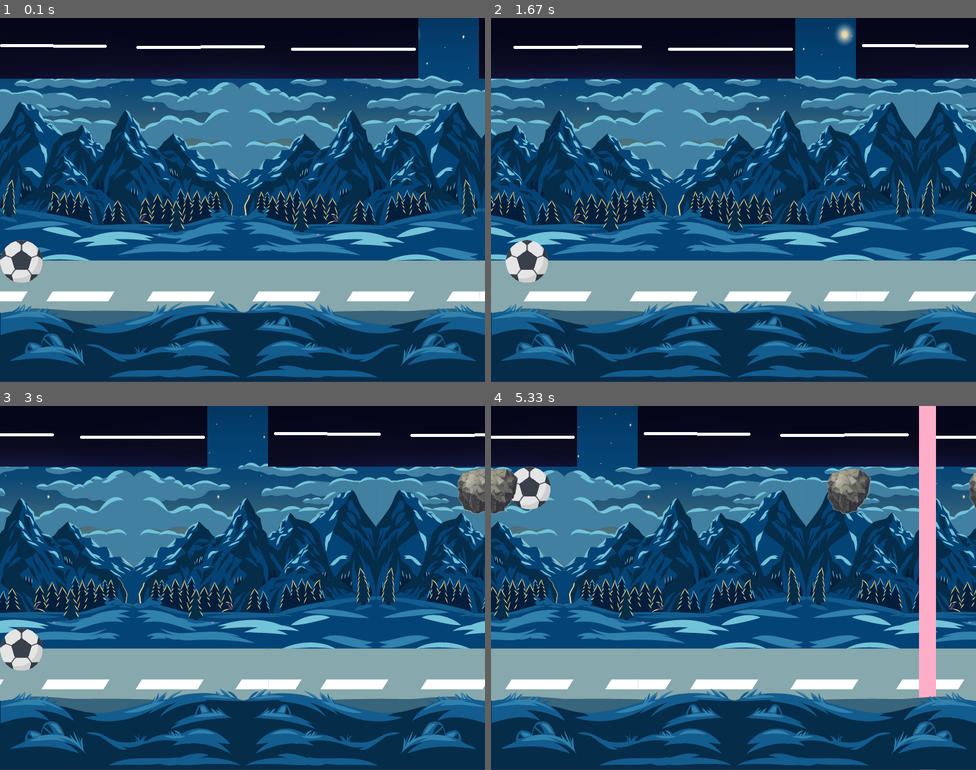
Above: before the commit, frames 1-4 (two rows, left to right).
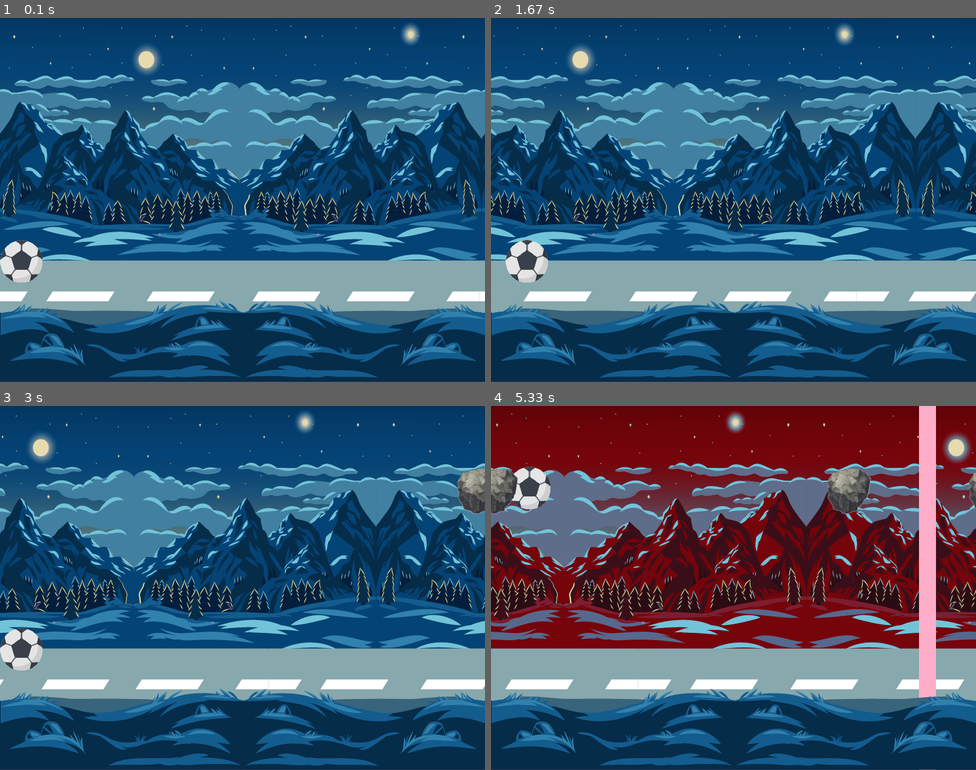
Above: after the commit, the same moments.

Repository: JulianH99/pygame2017
Game: pygame game, started from Mundo/pruebas.py
Same seed, same stepped clock (60 frames per second), same inputs: the game is played once before the commit and once after it.
Inputs:
- Up to frame 1 (0.1 s): no input
- Up to frame 2 (1.67 s): hold Right 0.33-0.8 s; hold Up 0.83-1.13 s; hold Right 1.17-1.63 s
- Up to frame 3 (3 s): hold Left 1.67-2.2 s; hold Left 2.23-2.63 s; hold Up from 2.67 s (still down)
- Up to frame 4 (5.33 s): release Up at 3.03 s; hold Right 3.07-3.7 s; hold Left 3.73-4.2 s; hold Right 4.23-4.7 s; hold Right from 5.07 s (still down)

The runs differ from the first frame. In frame 1, 15% of the frame differs, in the area x 0-100%, y 0-17%; in frame 2, 15%; in frame 3, 15%; in frame 4, 58%, in the area x 0-100%, y 0-67%.

Commit message:
actualizacion escenario
Se realiza:
- quitar plataforma techo
- powerups ajustar limites
- probar nuevamente colisiones
- sonido relampago cambio velocidad
- efecto colision fondo verificar

Diff:
--- a/Mundo/Escenario.py
+++ b/Mundo/Escenario.py
@@ -65,11 +65,12 @@
         self.__aux1= 0
         self.__aux2 = 0
         self.__auxTiempoFondo = 0
+        self.__cont=0
 
     # generador aleatorio de obstaculos
     def generarObstaculos(self, puntaje, tiempo):
 
-        self.cambiarFondo(self.FONDOS['NORMAL'])
+        #self.cambiarFondo(self.FONDOS['NORMAL'])
         self.tiempo = tiempo
 
         self.__cambiarOrientacion()
@@ -78,6 +79,8 @@
         if tiempo != self.__aux1 and tiempo % 300 == 0:
             self.__aux1 = tiempo
             self.velocidad += (self.dirVel*self.dirVel)
+            trueno=mixer.Sound("Sonidos/rayo.wav")
+            trueno.play()
             self.cambiarFondo(self.FONDOS['AUMENTO_VELOCIDAD'])
 
 
@@ -97,7 +100,7 @@
 
             else:
                 posY = self.alto - 40 - self.rectPlataforma[0].height
-            pared = Obstaculo("Imagenes/pared.png",self.posX, posY, Obstaculo.PARED, "Sonidos/shoot.wav")
+            pared = Obstaculo("Imagenes/pared.png",self.posX, posY, Obstaculo.PARED, "Sonidos/pared.wav")
             listObstaculos.append(pared)
             # creacion puas
             if arriba == 0:
@@ -212,16 +215,22 @@
             if type(self.obstaculos[i]) is Laser:
                 if self.obstaculos[i].activo:
                     self.cambiarFondo(self.FONDOS['OBSTACULO'])
+
                     self.obstaculos[i].sonido.play()
+
                     return self.obstaculos[i].getValorDanio()
                 else:
                     self.cambiarFondo(self.FONDOS['NORMAL'])
                     return 0
 
             else:
-                self.obstaculos[i].sonido.play()
+                if self.__cont < 1:
+                    self.obstaculos[i].sonido.play()
+                    self.__cont += 1
                 return self.obstaculos[i].getValorDanio()
-        else: self.cambiarFondo(self.FONDOS['NORMAL'])
+        else:
+            self.cambiarFondo(self.FONDOS['NORMAL'])
+            self.__cont=0
 
         return 0
 
@@ -233,8 +242,8 @@
         # plataformas
         ventana.blit(self.plataforma[0],self.rectPlataforma[0])
         ventana.blit(self.plataforma[1], self.rectPlataforma[1])
-        ventana.blit(self.plataformaA[0], self.rectPlataformaA[0])
-        ventana.blit(self.plataformaA[1], self.rectPlataformaA[1])
+        #ventana.blit(self.plataformaA[0], self.rectPlataformaA[0])
+        #ventana.blit(self.plataformaA[1], self.rectPlataformaA[1])
 
 
     # movimeinto del fondo
--- a/Mundo/pruebas.py
+++ b/Mundo/pruebas.py
@@ -14,7 +14,7 @@
 powerup = None
 sprite_group = pygame.sprite.Group()
 def generate():
-    return PowerupGenerator(ancho, alto).generate()
+    return PowerupGenerator(ancho, alto-150).generate()
 
 def colisionBolita(power_up,ball):
     if power_up is not None:
@@ -109,7 +109,7 @@
 
         # powerup
         sprite_group.update()
-        colisionBolita(powerup,bolita)
+        #colisionBolita(powerup,bolita)
         sprite_group.draw(ventana)
 
         # escneario y obstcaulos
Not shown, added: Mundo/Sonidos/pared.wav
Not shown, added: Mundo/Sonidos/rayo.wav
